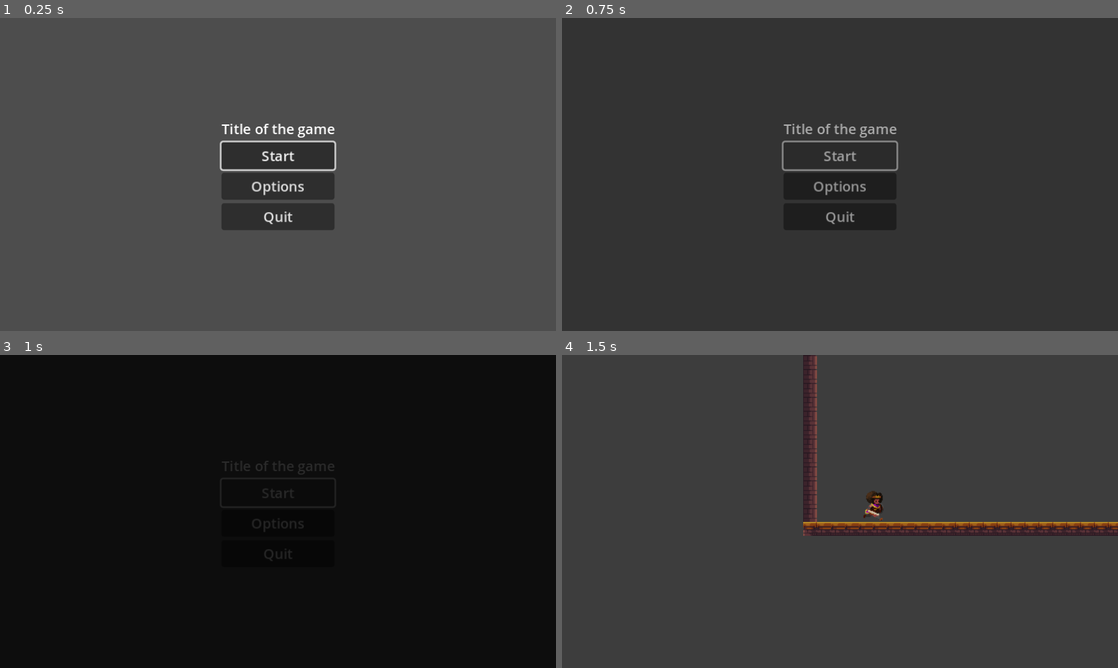
Above: before the commit, frames 1-4 (two rows, left to right).
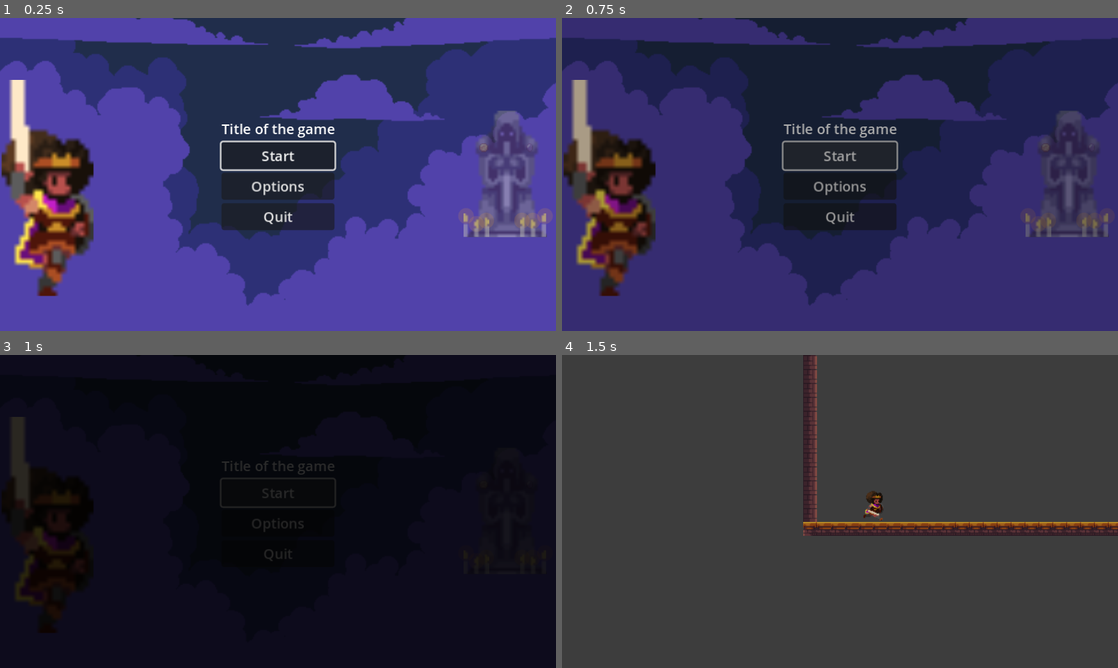
Above: after the commit, the same moments.

Repository: cncarey/MVMMay24
Game: Godot game, scene res://Menus/MainMenu.tscn
Two runs of this game, one before a commit and one after it. Both use one fixed random seed, a clock stepped at 60 frames per second and the inputs below.
Inputs:
- Up to frame 1 (0.25 s): no input
- Up to frame 2 (0.75 s): click "Start" at 0.5 s
- Up to frame 3 (1 s): no input
- Up to frame 4 (1.5 s): hold D (Right) from 1.28 s (still down); tap E (Interact) at 1.35 s

The runs differ from the first frame. In frame 1, 94% of the frame differs, in the area x 0-100%, y 0-100%; in frame 2, 92%; in frame 3, 0.7%; in frame 4, nothing differs.

Commit message:
#11 menu screen background image

Diff:
--- a/Menus/MainMenu.tscn
+++ b/Menus/MainMenu.tscn
@@ -1,6 +1,7 @@
-[gd_scene load_steps=3 format=3 uid="uid://dseph2p8072xn"]
+[gd_scene load_steps=4 format=3 uid="uid://dseph2p8072xn"]
 
 [ext_resource type="Script" path="res://Menus/MainMenu.gd" id="1_a1v1j"]
+[ext_resource type="Texture2D" uid="uid://ddrn0bni3j7gv" path="res://Assets/MainBackground.png" id="2_6njg3"]
 [ext_resource type="PackedScene" uid="uid://cxq44ooukv26n" path="res://Menus/Options.tscn" id="2_7vbm4"]
 
 [node name="MainMenu" type="Control"]
@@ -11,6 +12,17 @@
 grow_horizontal = 2
 grow_vertical = 2
 script = ExtResource("1_a1v1j")
+
+[node name="TextureRect" type="TextureRect" parent="."]
+layout_mode = 1
+anchors_preset = 15
+anchor_right = 1.0
+anchor_bottom = 1.0
+grow_horizontal = 2
+grow_vertical = 2
+texture = ExtResource("2_6njg3")
+expand_mode = 2
+stretch_mode = 6
 
 [node name="MainContainer" type="CenterContainer" parent="."]
 layout_mode = 1
Binary file added: Assets/MainBackground.png
Not shown, added: Assets/MainBackground.png.import
Not shown, added: Assets/keyArt.key
